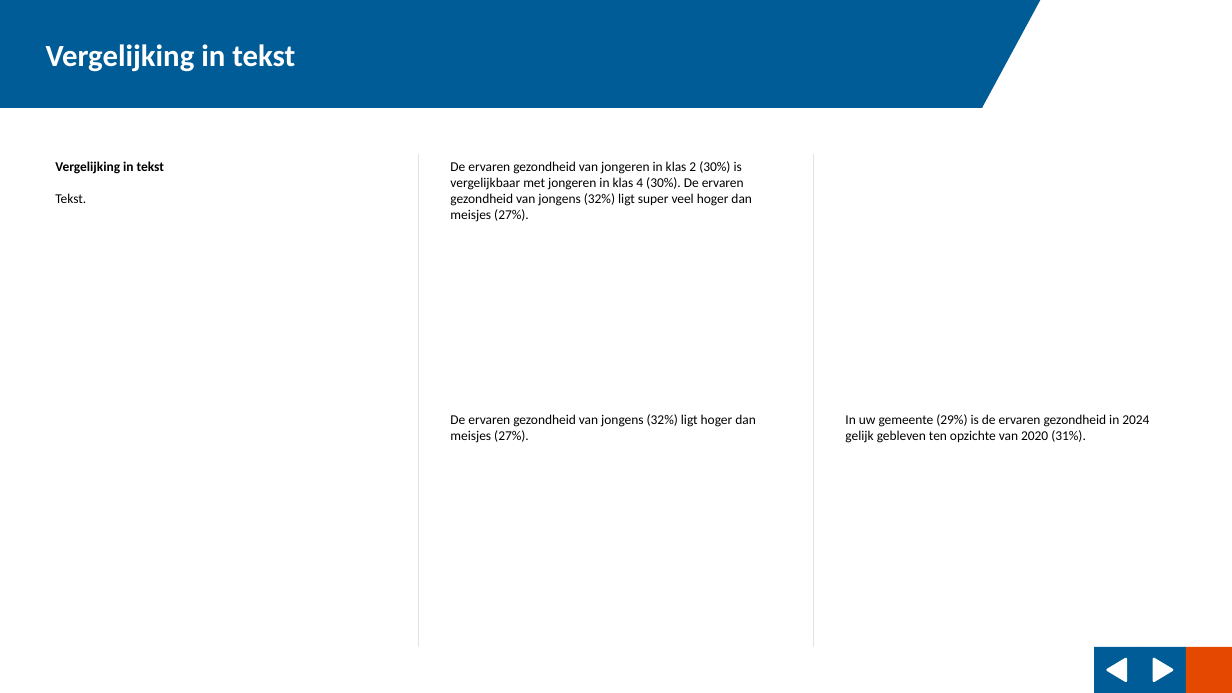
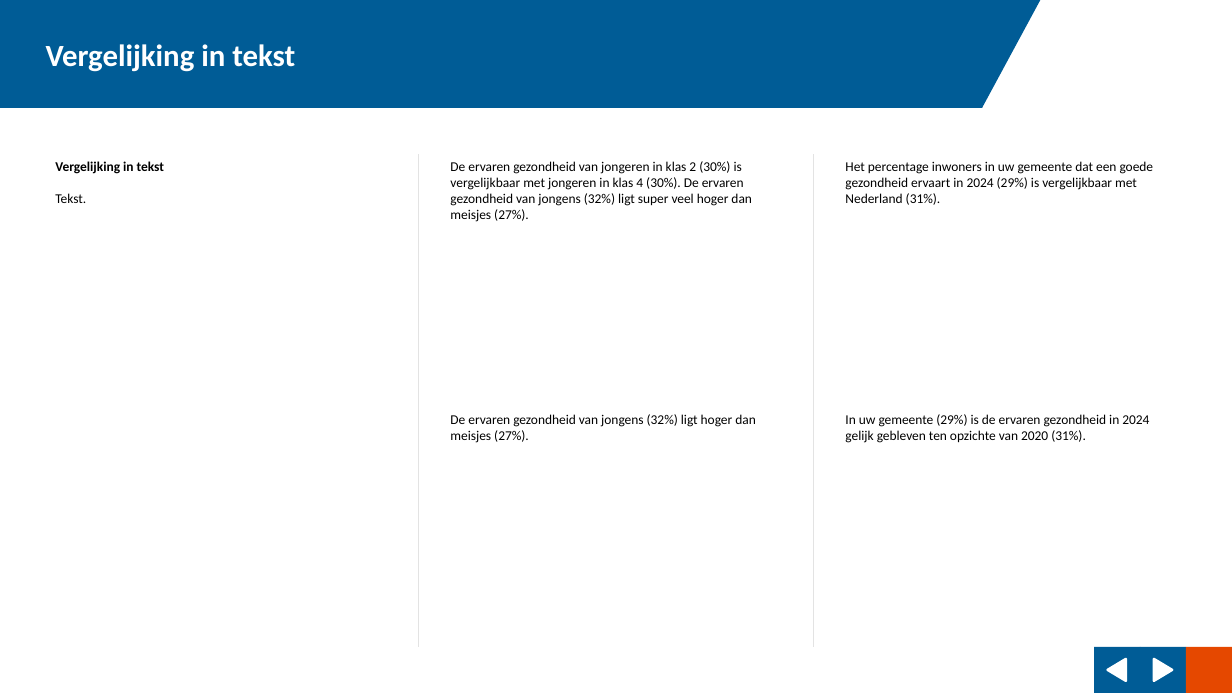
Before and after one commit to ggdatascience/reports_excel_to_powerpoint, a slide deck: slide 9 of example/Rapportage Heideveen.pptx (slide 6 before the commit). Drawn at 1232x693 pixels with LibreOffice and Linux fonts; fonts in the diff are those of the drawing; background and template pictures are left out. Boxes give left, top, right and bottom in pixels: in the first picture for what was removed or moved away, otherwise in the second. Text is boxed around its words. In the diff, an @@ line names an element or a change of style, - is before the commit and + after.

```diff
--- a/example/Rapportage Heideveen.pptx
+++ b/example/Rapportage Heideveen.pptx
@@ text added at [845, 161, 1154, 205], 10.5 pt, text #000000 @@
+Het percentage inwoners in uw gemeente dat een goede gezondheid ervaart in 2024 (29%) is vergelijkbaar met Nederland (31%).
```
Also in this commit, not shown: 5 other slides changed, 6 slides added, 3 slides removed, 12 other files.
